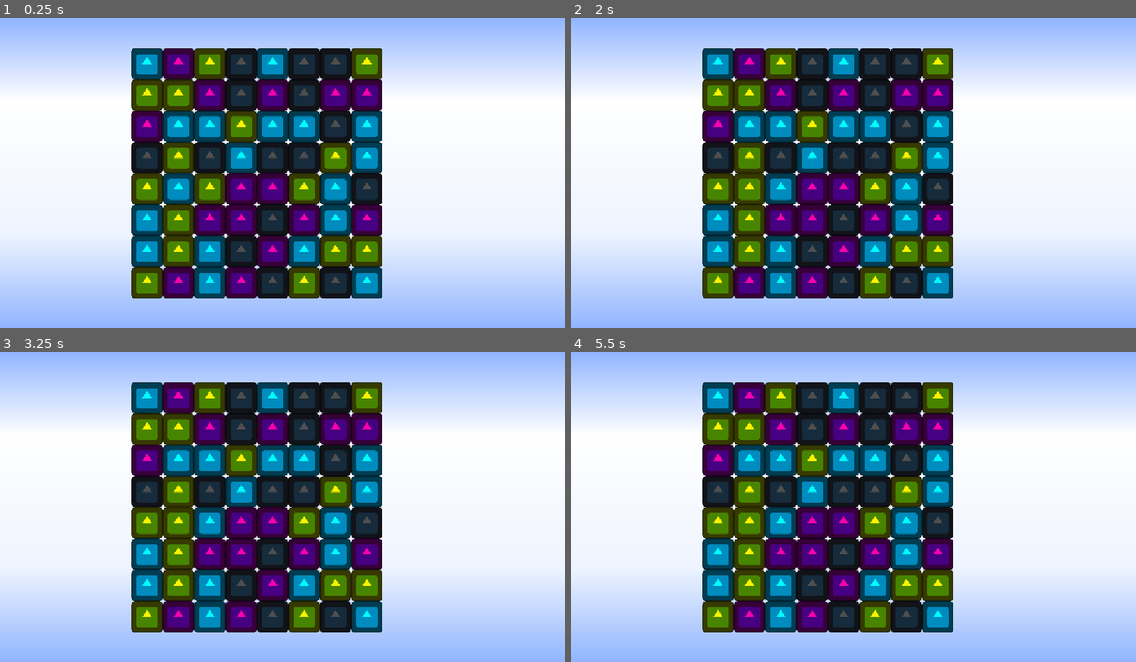
Above: before the commit, frames 1-4 (two rows, left to right).
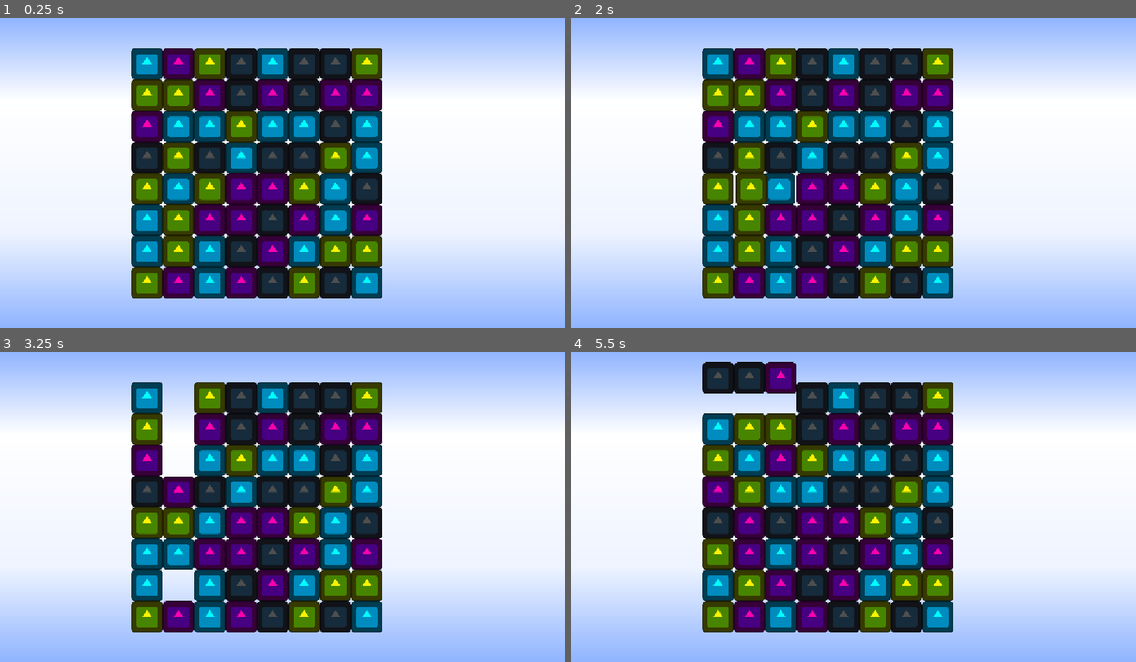
Above: after the commit, the same moments.

Repository: Pudding3160/cookie-jam
Game: Godot game, scene res://Code/Distractions/Match3/Match3.tscn
Same seed, same stepped clock (60 frames per second), same inputs: the game is played once before the commit and once after it. This scene is started directly instead of the project's main scene. The engine's default icon, where the game draws it, is replaced by a stand-in: a white triangle on a blue panel in a dark square.
Inputs (mouse positions are in pixels of both pictures, inside the frame that each line leads up to):
- Up to frame 1 (0.25 s): no input
- Up to frame 2 (2 s): tap Enter at 0.5 s; move the mouse to (977, 157) at 0.52 s; click (977, 157) at 0.6 s; tap Space at 1.25 s; drag from (740, 188) to (825, 235) at 1.27 s
- Up to frame 3 (3.25 s): move the mouse to (339, 435) at 2.02 s; click (339, 435) at 2.1 s; drag from (254, 569) to (113, 457) at 2.77 s
- Up to frame 4 (5.5 s): move the mouse to (1023, 553) at 3.52 s; click (1023, 553) at 3.6 s; tap Enter at 4.25 s; drag from (684, 457) to (768, 426) at 4.27 s; move the mouse to (881, 507) at 5.02 s; click (881, 507) at 5.1 s

The runs differ from the first frame. In frame 2, 0.2% of the frame differs, in the area x 28-40%, y 50-60%; in frame 3, 3.4%; in frame 4, 9.7%, in the area x 23-40%, y 3-81%.

Commit message:
update
animations, collapse, refills

Diff:
--- a/Code/Distractions/Match3/Grid.gd
+++ b/Code/Distractions/Match3/Grid.gd
@@ -1,5 +1,7 @@
-
 extends Node2D
+
+enum {wait, move}
+var state
 
 #grid
 @export var width: int
@@ -7,6 +9,7 @@
 @export var x_start: int
 @export var y_start: int
 @export var offset: int
+@export var new_offset: int
 
 
 var possible_pieces = [
@@ -27,6 +30,7 @@
 
 # Called when the node enters the scene tree for the first time.
 func _ready() -> void:
+	state = move
 	randomize()
 	all_pieces = make_array()
 	spawn()
@@ -34,40 +38,40 @@
 
 func make_array() -> Array:
 	var array = []
-	for i in width:
+	for column in width:
 		array.append([])
-		for j in height:
-			array[i].append(null)
+		for row in height:
+			array[column].append(null)
 	return array
 
 
 func spawn() -> void:
-	for i in width:
-		for j in height:
+	for column in width:
+		for row in height:
 			var rand = floori(randf_range(0, possible_pieces.size()))
 			var piece = possible_pieces[rand].instantiate()
 
 			var loops = 0
-			while check_match(i, j, piece.get_node("Sprite2D").PieceColor) and loops < 100:
+			while check_match(column, row, piece.get_node("Sprite2D").PieceColor) and loops < 100:
 				rand = floori(randf_range(0, possible_pieces.size()))
 				loops += 1
 				piece = possible_pieces[rand].instantiate()
 
 			add_child(piece)
-			piece.position = grid_to_pixel(i, j)
-			all_pieces[i][j] = piece
+			piece.position = grid_to_pixel(column, row)
+			all_pieces[column][row] = piece
 
 
 #for no matches at beginning
-func check_match(i, j, PieceColor):
-	if i > 1:
-		if all_pieces[i - 1][j] != null and all_pieces[i - 2][j] != null:
-			if all_pieces[i - 1][j].get_node("Sprite2D").PieceColor == PieceColor and all_pieces[i - 2][j].get_node("Sprite2D").PieceColor == PieceColor:
+func check_match(column, row, PieceColor):
+	if column > 1:
+		if all_pieces[column - 1][row] != null and all_pieces[column - 2][row] != null:
+			if all_pieces[column - 1][row].get_node("Sprite2D").PieceColor == PieceColor and all_pieces[column - 2][row].get_node("Sprite2D").PieceColor == PieceColor:
 				return true
 
-	if j > 1:
-		if all_pieces[i][j - 1] != null and all_pieces[i][j - 2] != null:
-			if all_pieces[i][j - 1].get_node("Sprite2D").PieceColor == PieceColor and all_pieces[i][j - 2].get_node("Sprite2D").PieceColor == PieceColor:
+	if row > 1:
+		if all_pieces[column][row - 1] != null and all_pieces[column][row - 2] != null:
+			if all_pieces[column][row - 1].get_node("Sprite2D").PieceColor == PieceColor and all_pieces[column][row - 2].get_node("Sprite2D").PieceColor == PieceColor:
 				return true
 
 	return false
@@ -85,43 +89,62 @@
 	return Vector2(new_x, new_y)
 
 
-func is_in_grid(column, row):
-	if column >= 0 and column < width:
-		if row >= 0 and row < height:
+func is_in_grid(grid_position):
+	if grid_position.x >= 0 and grid_position.x < width:
+		if grid_position.y >= 0 and grid_position.y < height:
 			return true
 	return false
 
 
 func touch_input():
 	if Input.is_action_just_pressed("ui_touch"):
-		first_touch = get_global_mouse_position()
-		var grid_position = pixel_to_grid(first_touch.x, first_touch.y)
-
-		if is_in_grid(grid_position.x, grid_position.y):
+		first_touch = pixel_to_grid(get_global_mouse_position().x, get_global_mouse_position().y)
+
+		if is_in_grid(first_touch):
 			controlling = true
 
 	if Input.is_action_just_released("ui_touch"):
-		final_touch = get_global_mouse_position()
-		var grid_position = pixel_to_grid(final_touch.x, final_touch.y)
-
-		if is_in_grid(grid_position.x, grid_position.y) and controlling:
-			touch_difference(
-				pixel_to_grid(first_touch.x, first_touch.y),
-				grid_position
-			)
+		final_touch = pixel_to_grid(get_global_mouse_position().x, get_global_mouse_position().y)
+
+		if is_in_grid(final_touch) and controlling:
+			touch_difference(first_touch, final_touch)
 
 		controlling = false
+
+#when we swap pieces that dont make a match
+func match_prevent(column, row, direction):
+	var first_piece = all_pieces[column][row]
+	var second_piece = all_pieces[column + int(direction.x)][row + int(direction.y)]
+
+	#swap and animate
+	all_pieces[column][row] = second_piece
+	all_pieces[column + int(direction.x)][row + int(direction.y)] = first_piece
+
+	var first_tween = first_piece.get_node("Sprite2D").move(grid_to_pixel(column + int(direction.x), row + int(direction.y)))
+	var second_tween = second_piece.get_node("Sprite2D").move(grid_to_pixel(column, row))
+	await first_tween.finished
+	await second_tween.finished
+
+	if check_match(column + int(direction.x), row + int(direction.y), first_piece.get_node("Sprite2D").PieceColor) or check_match(column, row, second_piece.get_node("Sprite2D").PieceColor):
+		find_matches()
+	else:
+		#swap back
+		all_pieces[column][row] = first_piece
+		all_pieces[column + int(direction.x)][row + int(direction.y)] = second_piece
+
+		first_piece.get_node("Sprite2D").move(grid_to_pixel(column, row))
+		second_piece.get_node("Sprite2D").move(grid_to_pixel(column + int(direction.x), row + int(direction.y)))
+
+		state = move
 
 
 func swap_pieces(column, row, direction):
 	var first_piece = all_pieces[column][row]
-	var second_piece = all_pieces[column + direction.x][row + direction.y]
-
-	all_pieces[column][row] = second_piece
-	all_pieces[column + direction.x][row + direction.y] = first_piece
-
-	first_piece.position = grid_to_pixel(column + direction.x, row + direction.y)
-	second_piece.position = grid_to_pixel(column, row)
+	var second_piece = all_pieces[column + int(direction.x)][row + int(direction.y)]
+
+	if first_piece != null and second_piece != null:
+		state = wait
+		match_prevent(column, row, direction)
 
 
 func touch_difference(grid_1, grid_2):
@@ -141,5 +164,112 @@
 			swap_pieces(grid_1.x, grid_1.y, Vector2(0, -1))
 
 
+func mark_matched(piece):
+	piece.get_node("Sprite2D").matched = true
+	piece.get_node("Sprite2D").visibility()
+
+
+func find_matches():
+	var found_match = false
+
+	for column in width:
+		for row in height:
+			if all_pieces[column][row] != null:
+				var current_color = all_pieces[column][row].get_node("Sprite2D").PieceColor
+
+				if column > 0 and column < width - 1:
+					if all_pieces[column - 1][row] != null and all_pieces[column + 1][row] != null:
+						if all_pieces[column - 1][row].get_node("Sprite2D").PieceColor == current_color and all_pieces[column + 1][row].get_node("Sprite2D").PieceColor == current_color:
+							mark_matched(all_pieces[column - 1][row])
+							mark_matched(all_pieces[column][row])
+							mark_matched(all_pieces[column + 1][row])
+							found_match = true
+
+				if row > 0 and row < height - 1:
+					if all_pieces[column][row - 1] != null and all_pieces[column][row + 1] != null:
+						if all_pieces[column][row - 1].get_node("Sprite2D").PieceColor == current_color and all_pieces[column][row + 1].get_node("Sprite2D").PieceColor == current_color:
+							mark_matched(all_pieces[column][row - 1])
+							mark_matched(all_pieces[column][row])
+							mark_matched(all_pieces[column][row + 1])
+							found_match = true
+
+	if found_match:
+		get_parent().get_node("DestroyTimer").start()
+	else:
+		state = move
+
+
+func destroy_matched():
+	for column in width:
+		for row in height:
+			if all_pieces[column][row] != null:
+				if all_pieces[column][row].get_node("Sprite2D").matched:
+					all_pieces[column][row].queue_free()
+					all_pieces[column][row] = null
+
+	get_parent().get_node("CollapseTimer").start()
+
+
+func collapse():
+	for column in width:
+		for row in height:
+			if all_pieces[column][row] == null:
+				for next_row in range(row + 1, height):
+					if all_pieces[column][next_row] != null:
+						all_pieces[column][next_row].get_node("Sprite2D").move(grid_to_pixel(column, row))
+						all_pieces[column][row] = all_pieces[column][next_row]
+						all_pieces[column][next_row] = null
+						break
+
+	get_parent().get_node("RefillTimer").start()
+
+
+func refill():
+	var tweens = []
+
+	for column in width:
+		for row in height:
+			if all_pieces[column][row] == null:
+				var rand = floori(randf_range(0, possible_pieces.size()))
+				var piece = possible_pieces[rand].instantiate()
+
+				var loops = 0
+				while check_match(column, row, piece.get_node("Sprite2D").PieceColor) and loops < 100:
+					rand = floori(randf_range(0, possible_pieces.size()))
+					loops += 1
+					piece = possible_pieces[rand].instantiate()
+
+				add_child(piece)
+				piece.position = grid_to_pixel(column, row + new_offset)
+
+				var tween = piece.get_node("Sprite2D").move(grid_to_pixel(column, row))
+				tweens.append(tween)
+
+				all_pieces[column][row] = piece
+
+	if tweens.size() > 0:
+		await tweens[-1].finished
+
+	refill_check()
+
+
+#looks for a match after a refill
+func refill_check():
+	find_matches()
+
+
 func _process(_delta):
-	touch_input()
+	if state == move:
+		touch_input()
+
+
+func _on_destroy_timer_timeout() -> void:
+	destroy_matched()
+
+
+func _on_collapse_timer_timeout() -> void:
+	collapse()
+
+
+func _on_refill_timer_timeout() -> void:
+	refill()
--- a/Code/Distractions/Match3/Match3.tscn
+++ b/Code/Distractions/Match3/Match3.tscn
@@ -15,8 +15,8 @@
 [node name="Window" type="Node2D" parent="." unique_id=1266729102]
 
 [node name="Background" type="TextureRect" parent="Window" unique_id=1289840261]
-offset_right = 1159.0
-offset_bottom = 652.0
+offset_right = 1154.0
+offset_bottom = 649.0
 texture = SubResource("GradientTexture2D_4y1mt")
 
 [node name="Grid" type="Node2D" parent="." unique_id=1207108790]
@@ -26,3 +26,20 @@
 x_start = 300
 y_start = 550
 offset = 64
+new_offset = 1
+
+[node name="DestroyTimer" type="Timer" parent="." unique_id=103659410]
+wait_time = 0.5
+one_shot = true
+
+[node name="CollapseTimer" type="Timer" parent="." unique_id=361412058]
+wait_time = 0.5
+one_shot = true
+
+[node name="RefillTimer" type="Timer" parent="." unique_id=925874308]
+wait_time = 0.5
+one_shot = true
+
+[connection signal="timeout" from="DestroyTimer" to="Grid" method="_on_destroy_timer_timeout"]
+[connection signal="timeout" from="CollapseTimer" to="Grid" method="_on_collapse_timer_timeout"]
+[connection signal="timeout" from="RefillTimer" to="Grid" method="_on_refill_timer_timeout"]
--- a/Katia/sprite_2d.gd
+++ b/Katia/sprite_2d.gd
@@ -2,10 +2,20 @@
 
 @export var PieceColor: String
 
-func _ready() -> void:
-	pass # Replace with function body.
+var matched = false;
+
+
+func move(target):
+	var tween = get_parent().create_tween()
+	tween.set_trans(Tween.TRANS_BOUNCE)
+	tween.set_ease(Tween.EASE_OUT)
+	tween.tween_property(get_parent(), "position", target, 0.3)
+	return tween
+
+func visibility():
+	modulate = Color(1, 1, 1, 0.5)
 
 
 # Called every frame. 'delta' is the elapsed time since the previous frame.
-func _process(delta: float) -> void:
+func _process(_delta: float) -> void:
 	pass
